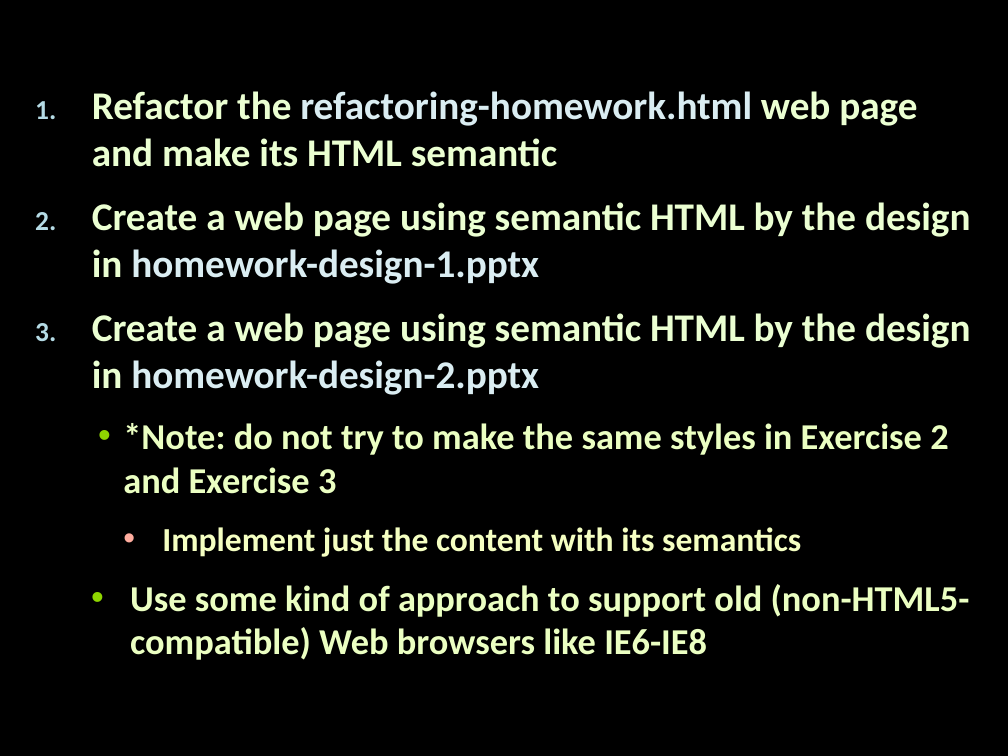
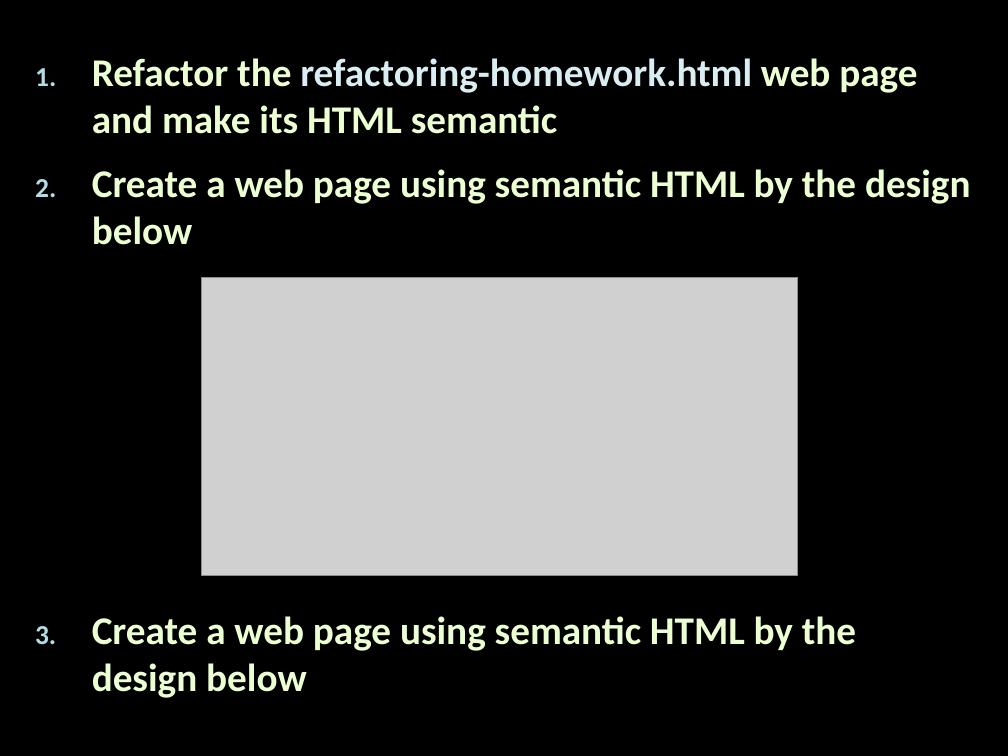
Before and after one commit to Termininja/TelerikAcademy, a slide deck: slide 1 of HTML & CSS/4. Semantic HTML/Semantic HTML.pptx. Drawn at 1008x756 pixels with LibreOffice and Linux fonts; fonts in the diff are those of the drawing; grey boxes stand for pictures. Boxes give left, top, right and bottom in pixels: in the first picture for what was removed or moved away, otherwise in the second. Text is boxed around its words. In the diff, an @@ line names an element or a change of style, - is before the commit and + after.

Commit message:
HTML

```diff
--- a/HTML & CSS/4. Semantic HTML/Semantic HTML.pptx
+++ b/HTML & CSS/4. Semantic HTML/Semantic HTML.pptx
@@ text "Refactor the refactoring-homework.html web page ...": place and size @@
-text "Refactor the refactoring-homework.html web page ..." at [92,91,971,660]
+text "Refactor the refactoring-homework.html web page ..." at [92,58,971,245]
@@ text at [92,169,971,245]: text changed; size 26 to 28 pt; text colour #EBFFC2 to #EBFFD2 @@
-2. Create a web page using semantic HTML by the design in homework-design-1.pptx
-3. Create a web page using semantic HTML by the design in homework-design-2.pptx
-  • *Note: do not try to make the same styles in Exercise 2 and Exercise 3
-    • Implement just the content with its semantics
-  • Use some kind of approach to support old (non-HTML5-compatible) Web browsers like IE6-IE8
+2. Create a web page using semantic HTML by the design below
@@ picture added at [202,277,798,576] @@
@@ text added at [92,616,856,698], 28 pt, text #EBFFD2, bold @@
+3. Create a web page using semantic HTML by the design below
```
Also in this commit, not shown: 1 slide added, 5 other files.
